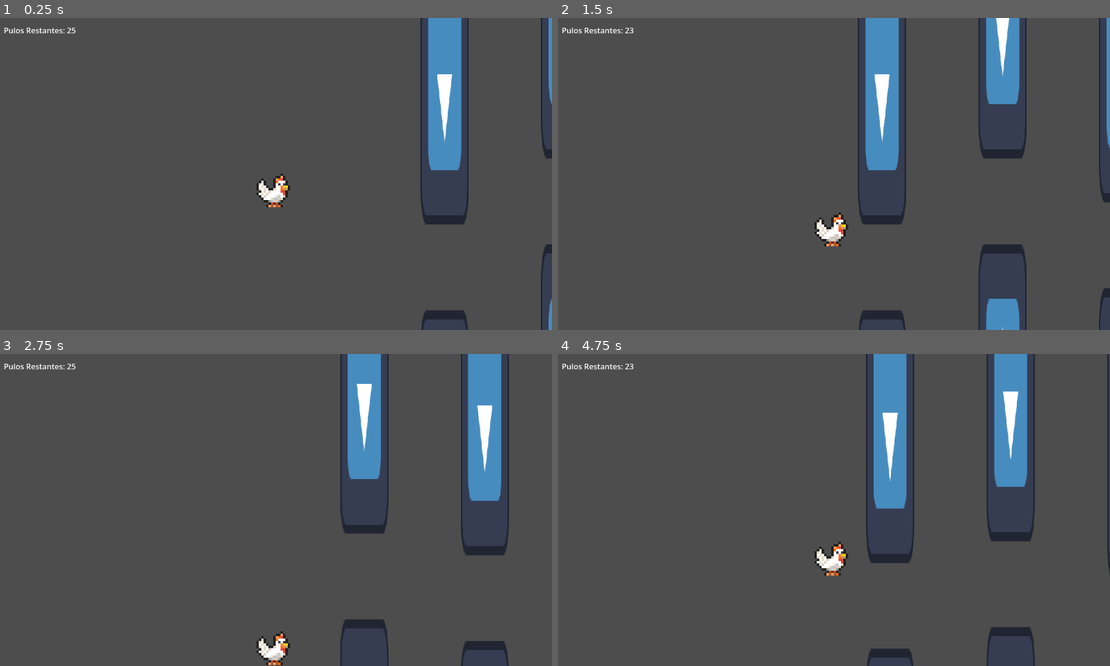
Above: before the commit, frames 1-4 (two rows, left to right).
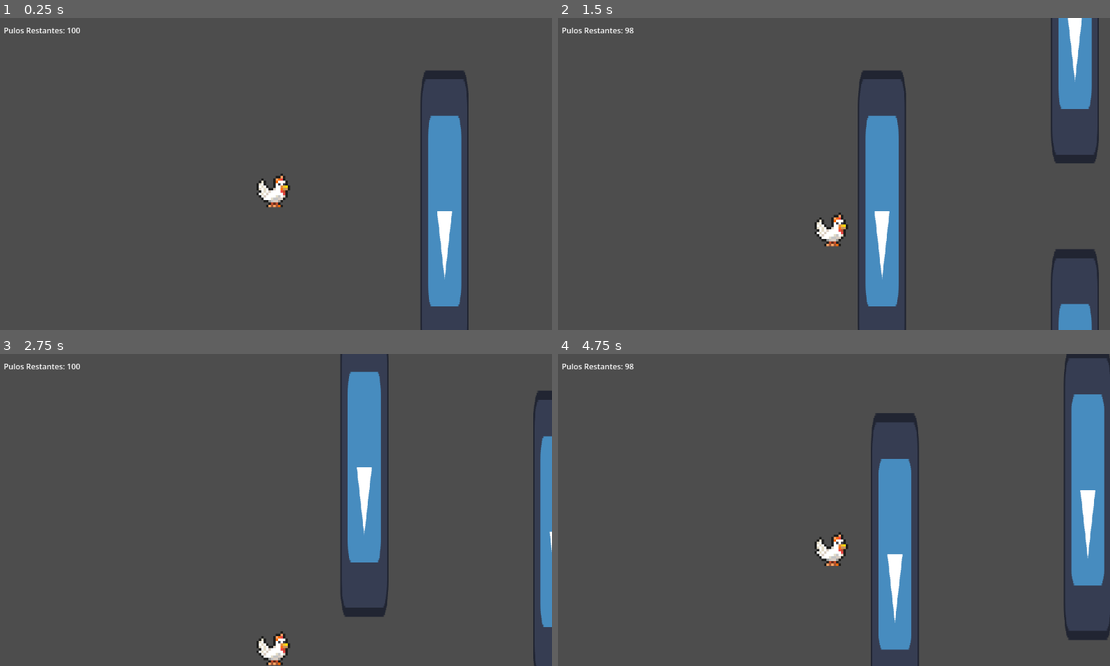
Above: after the commit, the same moments.

Repository: AltairGameStudio/Fase-Tutorial-Nome-Jogo-1
Game: Godot game, scene res://scenes/game.tscn
The game is run twice, just before and just after one commit, with the same random seed, the same clock (stepped at 60 frames per second) and the same inputs. The engine's default icon, where the game draws it, is replaced by a stand-in: a white triangle on a blue panel in a dark square.
Inputs:
- Up to frame 1 (0.25 s): no input
- Up to frame 2 (1.5 s): tap Enter (ui_accept) at 0.5, 0.77 s
- Up to frame 3 (2.75 s): tap Enter (ui_accept) at 1.52 s
- Up to frame 4 (4.75 s): tap Enter (ui_accept) at 3.02, 3.77, 4.52 s

The runs differ from the first frame. In frame 1, 5.8% of the frame differs, in the area x 12-100%, y 0-100%; in frame 2, 12%; in frame 3, 8.5%; in frame 4, 15%.

Commit message:
Adicionando linha de chegada

Diff:
--- a/scenes/finish_line.tscn
+++ b/scenes/finish_line.tscn
@@ -17,3 +17,5 @@
 position = Vector2(1.9073486e-06, -0.50001526)
 scale = Vector2(0.12499998, 5.195312)
 texture = ExtResource("2_05ejo")
+
+[connection signal="body_entered" from="." to="." method="_on_body_entered"]
--- a/scenes/level.tscn
+++ b/scenes/level.tscn
@@ -2,9 +2,14 @@
 
 [ext_resource type="Script" uid="uid://rgntb7o7ox3t" path="res://scripts/level.gd" id="1_2q6dc"]
 [ext_resource type="PackedScene" uid="uid://6lu0xqkjadmp" path="res://scenes/obstacle.tscn" id="2_w7c3h"]
+[ext_resource type="PackedScene" uid="uid://cbe63r51ddvsp" path="res://scenes/finish_line.tscn" id="3_w8frs"]
 
 [node name="Level" type="Node2D" unique_id=1308213871]
 script = ExtResource("1_2q6dc")
 obstacle_scene = ExtResource("2_w7c3h")
+spacing_x = 400.0
 gap_size = 180.0
 pipe_height = 600.0
+
+[node name="FinishLine" parent="." unique_id=2025722038 instance=ExtResource("3_w8frs")]
+position = Vector2(4200, 0)
--- a/scripts/level.gd
+++ b/scripts/level.gd
@@ -10,7 +10,7 @@
 # Configurações do gap
 @export var gap_size: float = 120.0
 @export var min_y: float = 50.0
-@export var max_y: float = 250.0
+@export var max_y: float = 650.0
 
 # Altura do obstáculo
 @export var pipe_height: float = 320.0
--- a/scripts/player.gd
+++ b/scripts/player.gd
@@ -2,7 +2,7 @@
 
 const JUMP_VELOCITY = -300.0
 
-@export var max_jumps: int = 25
+@export var max_jumps: int = 100
 var jumps_left: int
 
 # Sinal para notificar a UI quando a quantidade de pulos mudar
